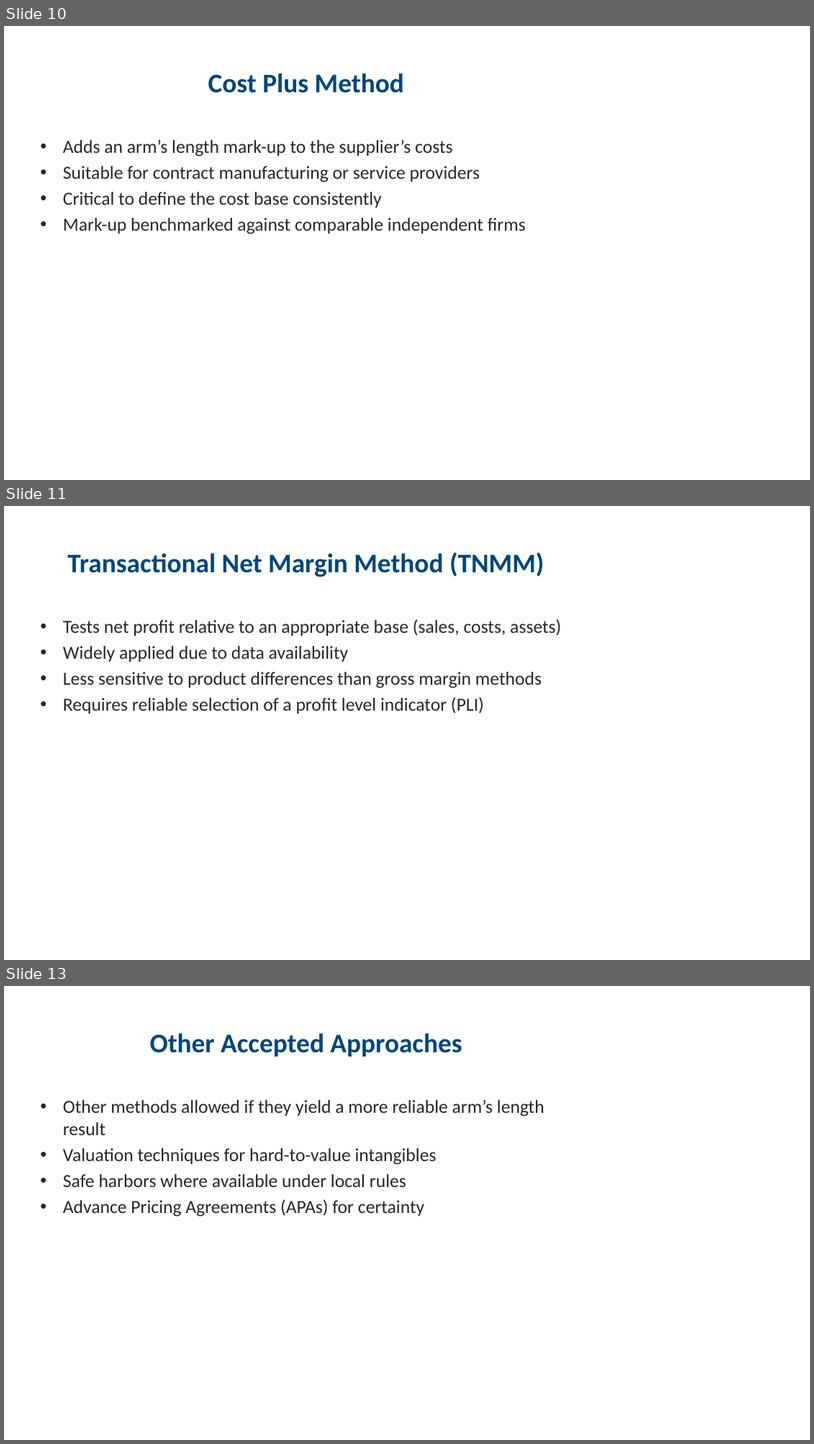
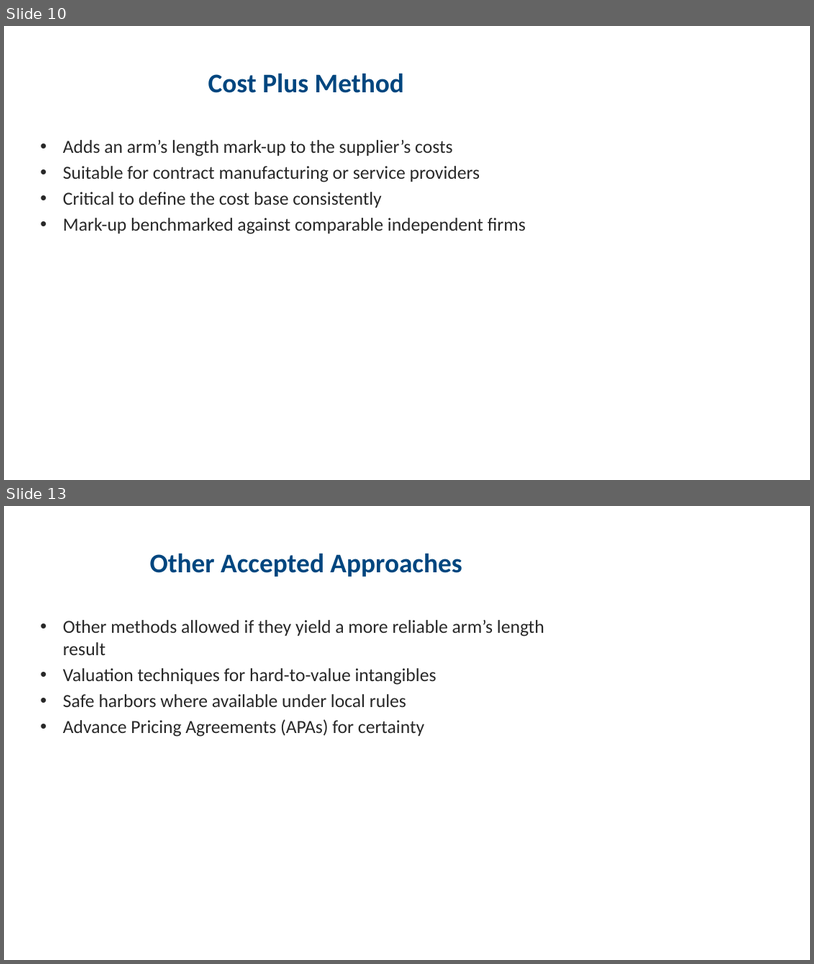
Before and after one commit to aniket-kanani-3107/aniket-kanani-3107.github.io, a slide deck: transfer-pricing-methods.pptx. Shown one above the other, each under a label of ours: slides 10, 11 and 13 before the commit, slides 10 and 13 after it; the slides between them are not shown. The pictures are 814x1444 and 814x964 pixels, drawn with LibreOffice and Linux fonts; fonts in the diff are those of the drawing. Boxes give left, top, right and bottom in pixels: in the first picture for what was removed or moved away, otherwise in the second. Text is boxed around its words. In the diff, an @@ line names an element or a change of style, - is before the commit and + after.

```diff
--- a/transfer-pricing-methods.pptx
+++ b/transfer-pricing-methods.pptx
@@ slide 11 removed at (4,506,810,960), background #FFFFFF @@
@@ title removed at (67,552,545,577) @@
-Transactional Net Margin Method (TNMM)
@@ text removed at (63,619,561,713) @@
-• Tests net profit relative to an appropriate base (sales, costs, assets)
-• Widely applied due to data availability
-• Less sensitive to product differences than gross margin methods
-• Requires reliable selection of a profit level indicator (PLI)
```
Also in this commit, not shown: 2 slides changed, 3 slides added, 2 other slides removed.
